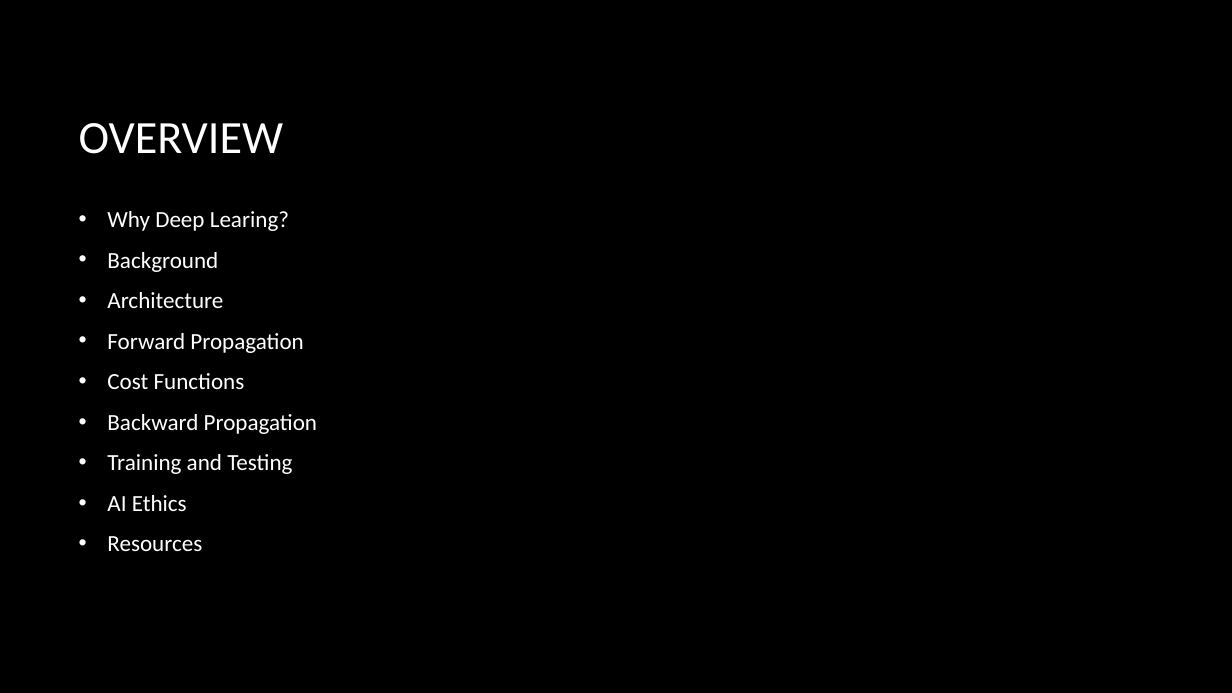
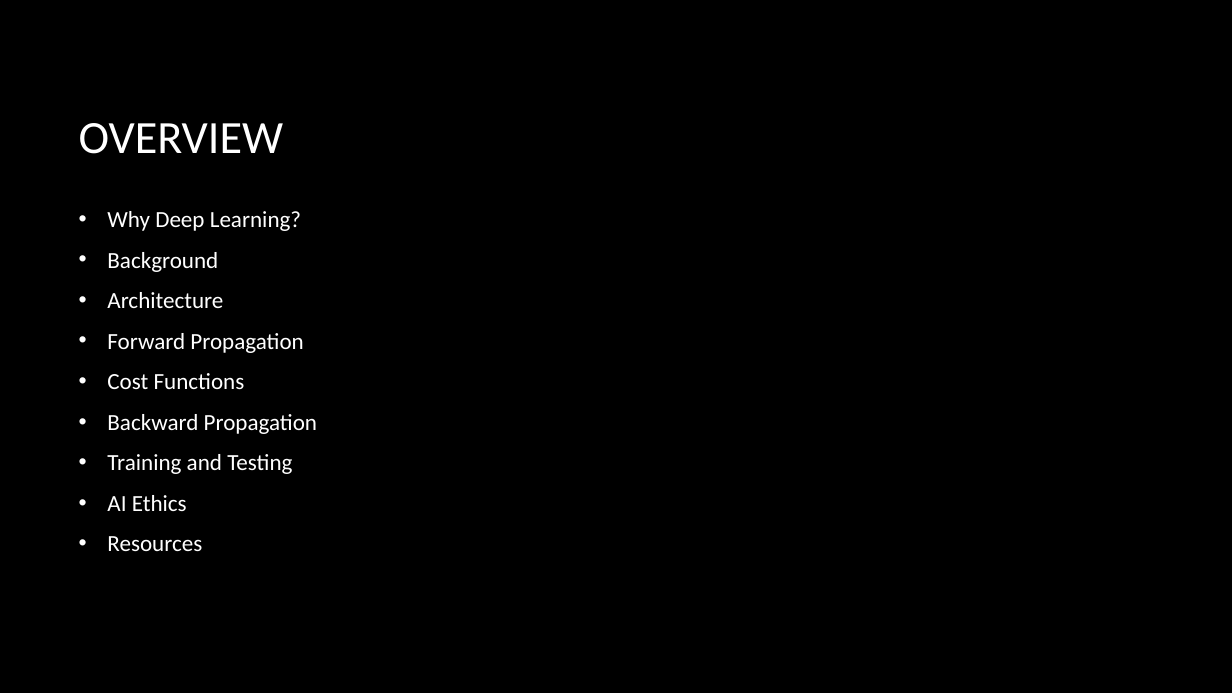
Before and after one commit to JoeMayo/DeepLearningDemos, a slide deck: slide 2 of DeepLearningBasics/Deep Learning Basics.pptx. Drawn at 1232x693 pixels with LibreOffice and Linux fonts; fonts in the diff are those of the drawing; background and template pictures are left out. Boxes give left, top, right and bottom in pixels: in the first picture for what was removed or moved away, otherwise in the second. Text is boxed around its words. In the diff, an @@ line names an element or a change of style, - is before the commit and + after.

Commit message:
Removed unused code parameters and removed unused syntax. Updated presentation slides to correct spelling and clarify a couple slides.

```diff
--- a/DeepLearningBasics/Deep Learning Basics.pptx
+++ b/DeepLearningBasics/Deep Learning Basics.pptx
@@ text at bbox=[107, 211, 301, 231]: text changed @@
-• Why Deep Learing?
+• Why Deep Learning?
```
Also in this commit, not shown: 4 other slides changed, 2 other files.
